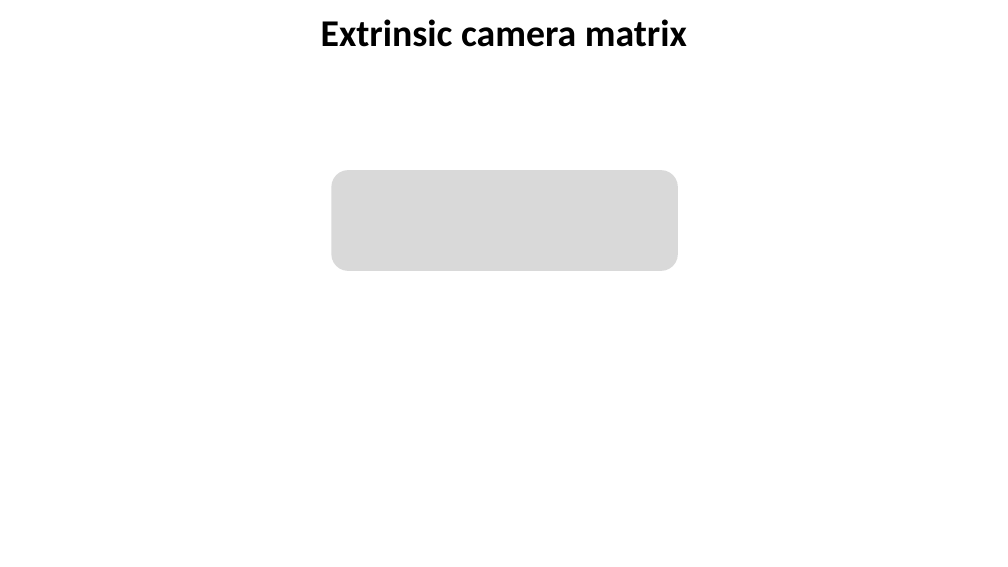
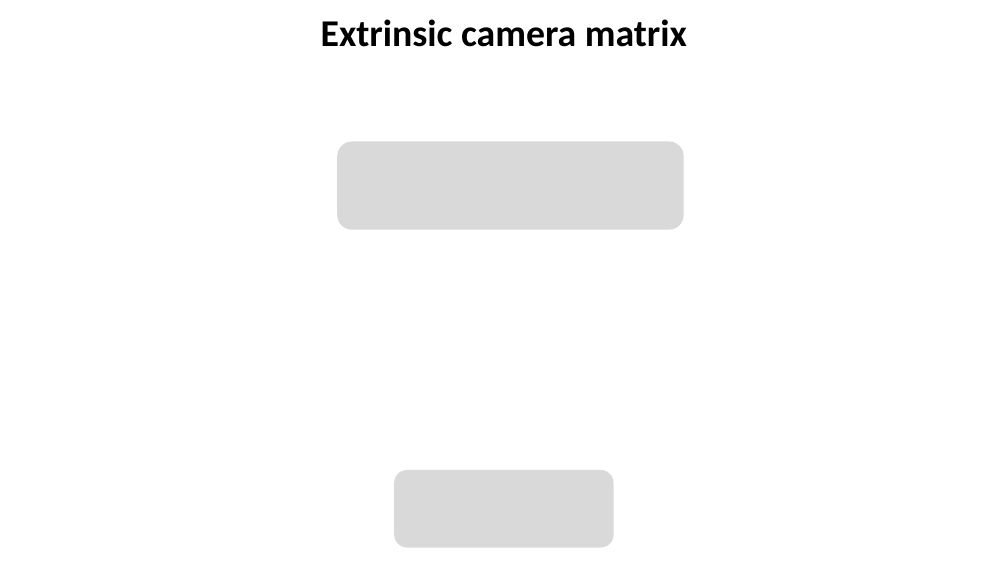
Before and after one commit to YoniChechik/AI_is_Math, a slide deck: slide 26 of c_07_camera_calibration/camera_calibration.pptx. Drawn at 1008x567 pixels with LibreOffice and Linux fonts; fonts in the diff are those of the drawing; grey boxes stand for pictures; background and template pictures are left out. Boxes give left, top, right and bottom in pixels: in the first picture for what was removed or moved away, otherwise in the second. Text is boxed around its words. In the diff, an @@ line names an element or a change of style, - is before the commit and + after.

```diff
--- a/c_07_camera_calibration/camera_calibration.pptx
+++ b/c_07_camera_calibration/camera_calibration.pptx
@@ rounded rectangle: place and size @@
-rounded rectangle at bbox=[331, 170, 678, 271]
+rounded rectangle at bbox=[337, 141, 684, 230]
@@ rounded rectangle added at bbox=[394, 470, 613, 548], fill #D9D9D9 @@
```
Also in this commit, not shown: 1 other slide changed, 1 slide added, 6 other files.
